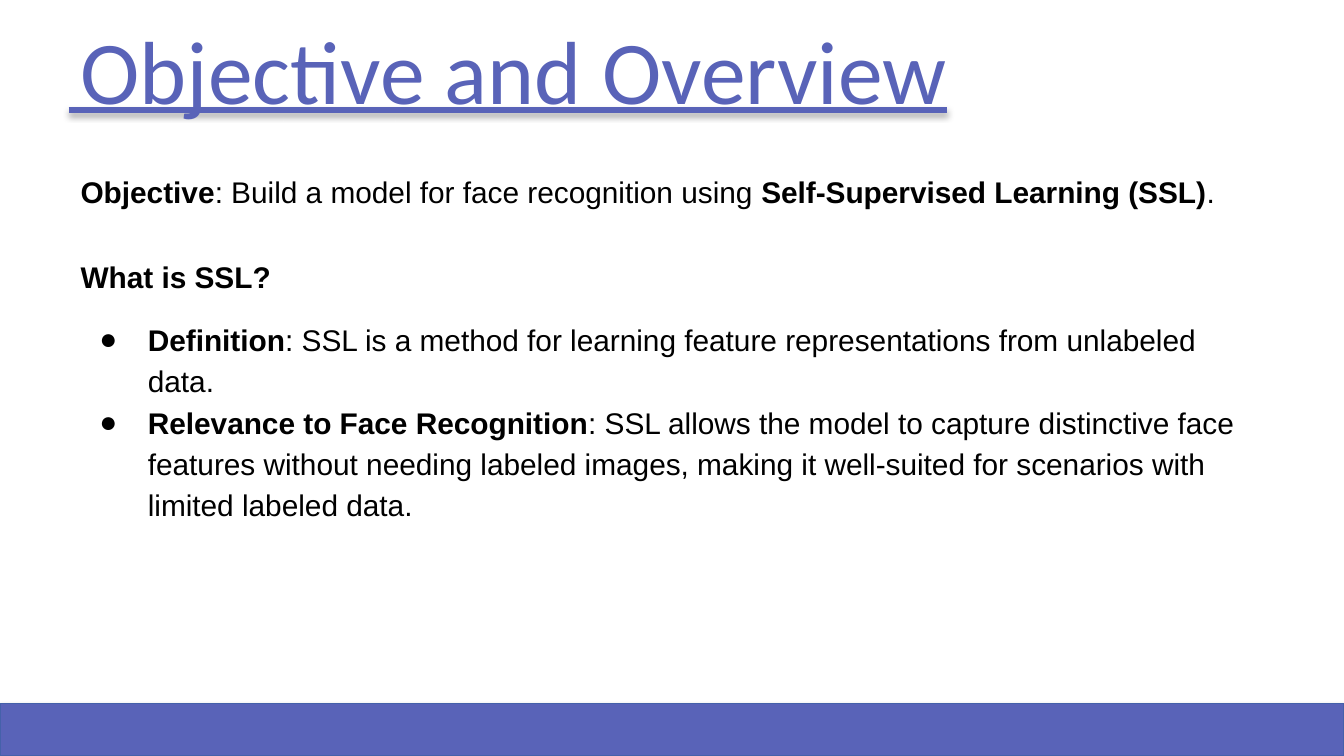
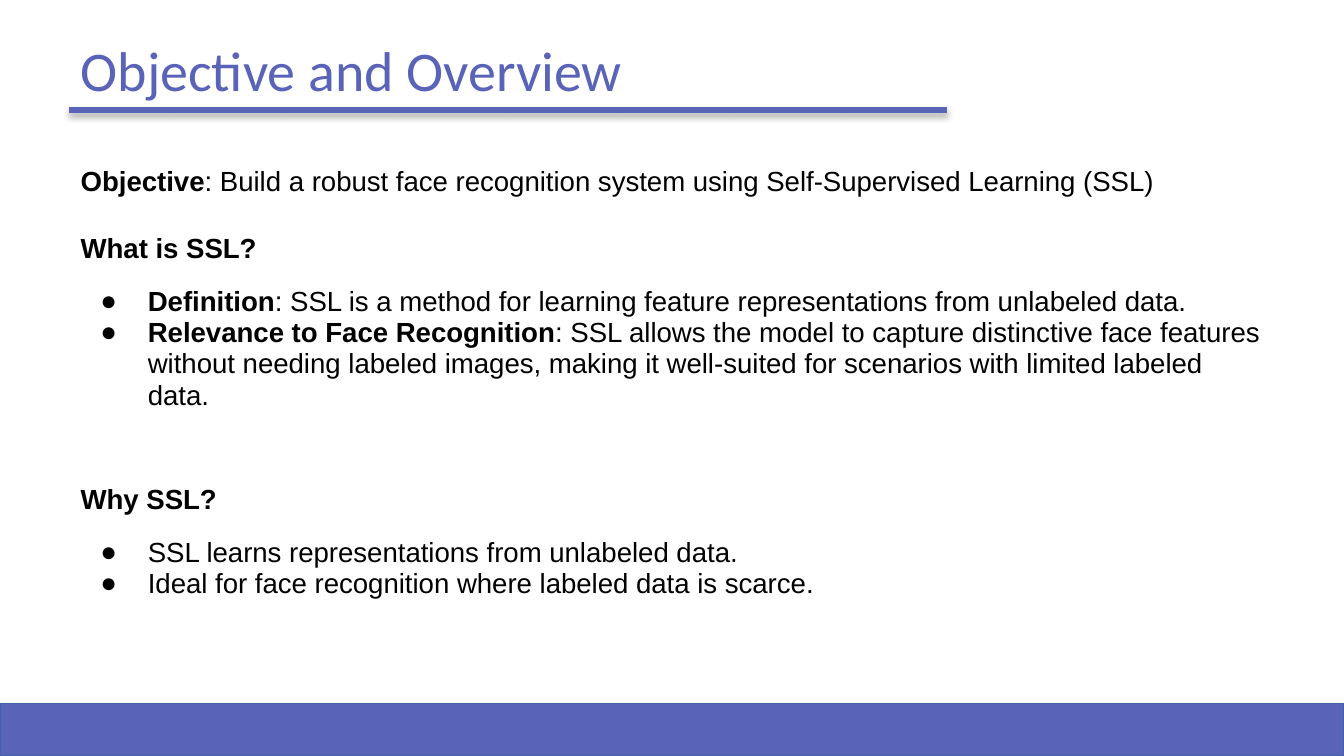
Before and after one commit to sidhu2690/IDC-409, a slide deck: slide 2 of Self-Supervised Approach to Facial Recognition.pptx. Drawn at 1344x756 pixels with LibreOffice and Linux fonts; fonts in the diff are those of the drawing; background and template pictures are left out. Boxes give left, top, right and bottom in pixels: in the first picture for what was removed or moved away, otherwise in the second. Text is boxed around its words. In the diff, an @@ line names an element or a change of style, - is before the commit and + after.

```diff
--- a/Self-Supervised Approach to Facial Recognition.pptx
+++ b/Self-Supervised Approach to Facial Recognition.pptx
@@ title "Objective and Overview" at <box>81,52,622,101</box>: size 48 to 30 pt @@
@@ text at <box>81,171,1153,197</box>: text changed; size 16 to 14.8 pt; bold off @@
-Objective: Build a model for face recognition using Self-Supervised Learning (SSL).
+Objective: Build a robust face recognition system using Self-Supervised Learning (SSL)
@@ text at <box>81,238,1260,406</box>: size 16 to 14.8 pt in "What is SSL?", "Definition: SSL is a method for learning ...", "Relevance to Face Recognition: SSL allows the ..."; line spacing 1 to 0.8; indent changed; line spacing 1.15 to 0.95 @@
@@ text at <box>81,489,814,599</box>: paragraphs added @@
+Why SSL?
+● SSL learns representations from unlabeled data.
+● Ideal for face recognition where labeled data is scarce.
```
Also in this commit, not shown: 8 other slides changed, 2 slides added.
